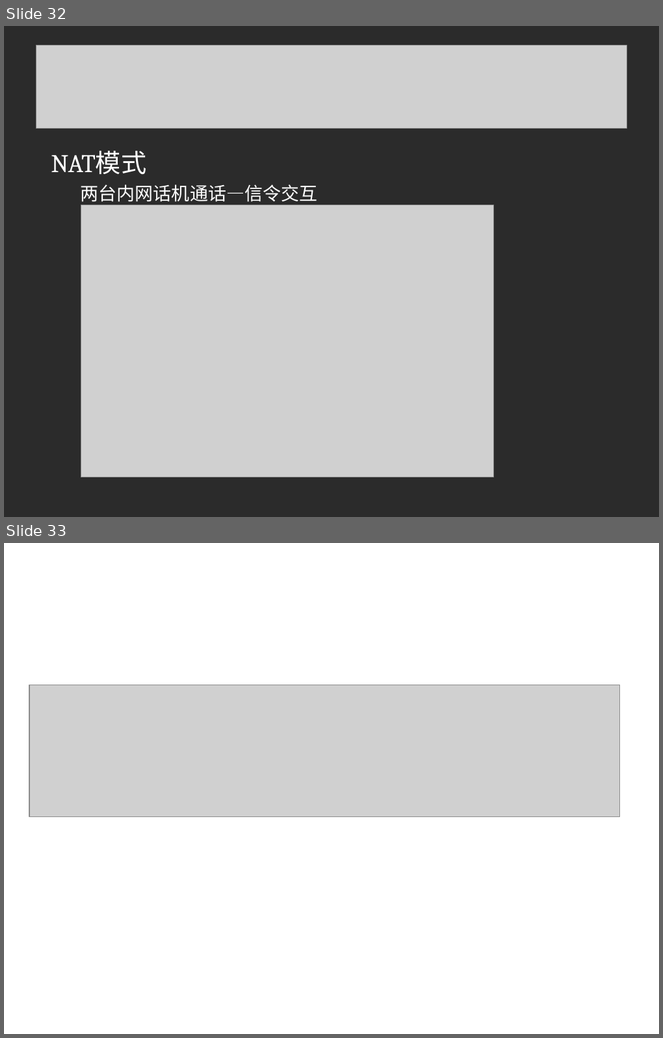
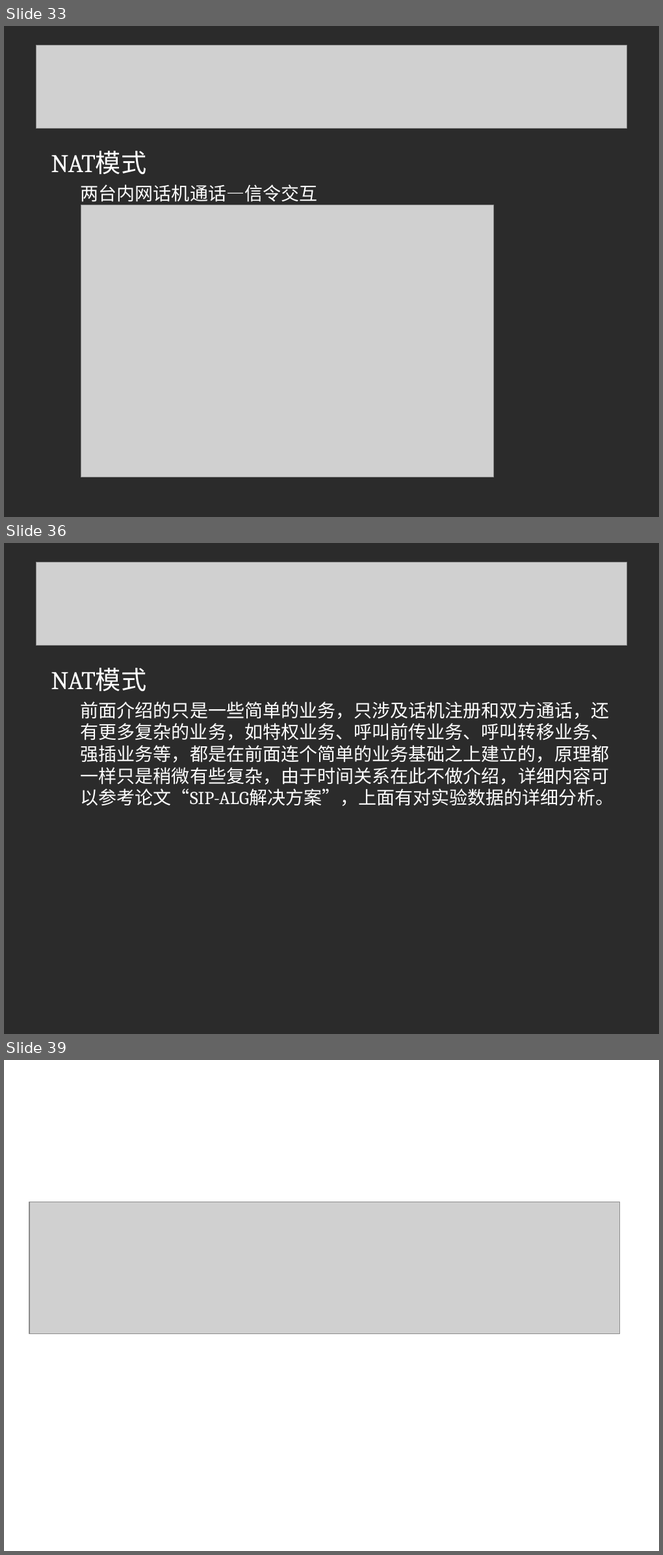
Before and after one commit to linuxsky/sip-alg, a slide deck: design-documents/SIP-ALG解决方案答辩.ppt. Shown one above the other, each under a label of ours: slides 32 and 33 before the commit, slides 33, 36 and 39 after it; the slides between them are not shown. The pictures are 663x1038 and 663x1555 pixels, drawn with LibreOffice and Linux fonts; fonts in the diff are those of the drawing; grey boxes stand for pictures; background and template pictures are left out; a plain dark background stands for a picture behind light text. Boxes give left, top, right and bottom in pixels: in the first picture for what was removed or moved away, otherwise in the second. Text is boxed around its words. In the diff, an @@ line names an element or a change of style, - is before the commit and + after.

```diff
--- a/design-documents/SIP-ALG解决方案答辩.ppt
+++ b/design-documents/SIP-ALG解决方案答辩.ppt
@@ slide 36 added at (x1=4, y1=543, x2=659, y2=1034), background picture (left out) @@
@@ picture added at (x1=36, y1=562, x2=627, y2=645) @@
@@ text added at (x1=51, y1=668, x2=614, y2=806), 20 pt, text #FFFFFF @@
+NAT模式
+前面介绍的只是一些简单的业务，只涉及话机注册和双方通话，还有更多复杂的业务，如特权业务、呼叫前传业务、呼叫转移业务、强插业务等，都是在前面连个简单的业务基础之上建立的，原理都一样只是稍微有些复杂，由于时间关系在此不做介绍，详细内容可以参考论文“SIP-ALG解决方案”，上面有对实验数据的详细分析。
@@ what was slide 32 is now slide 33 @@
@@ what was slide 33 is now slide 39 @@
```
Also in this commit, not shown: 5 slides changed, 5 other slides added, 1 slide removed.
